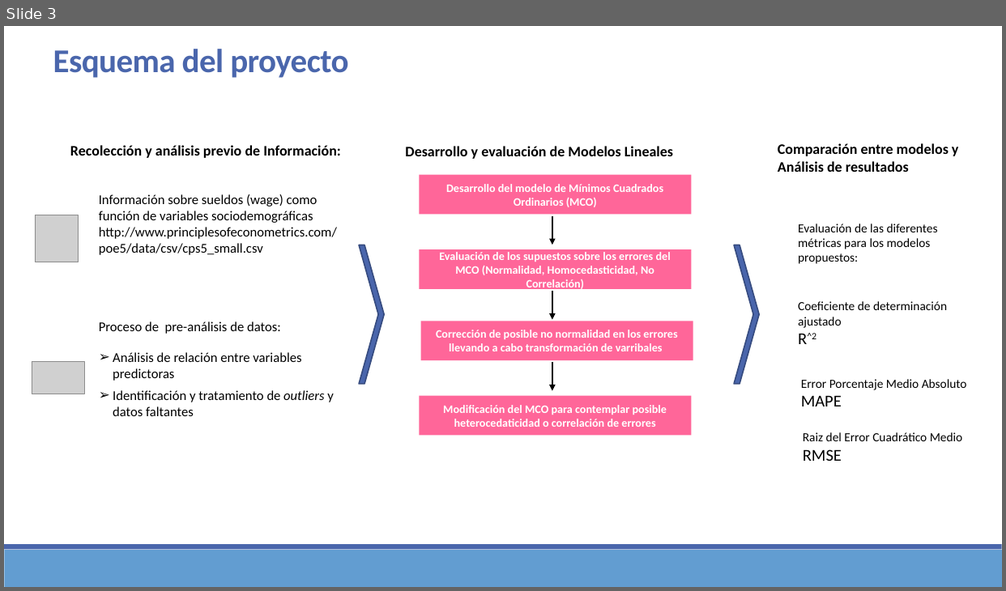
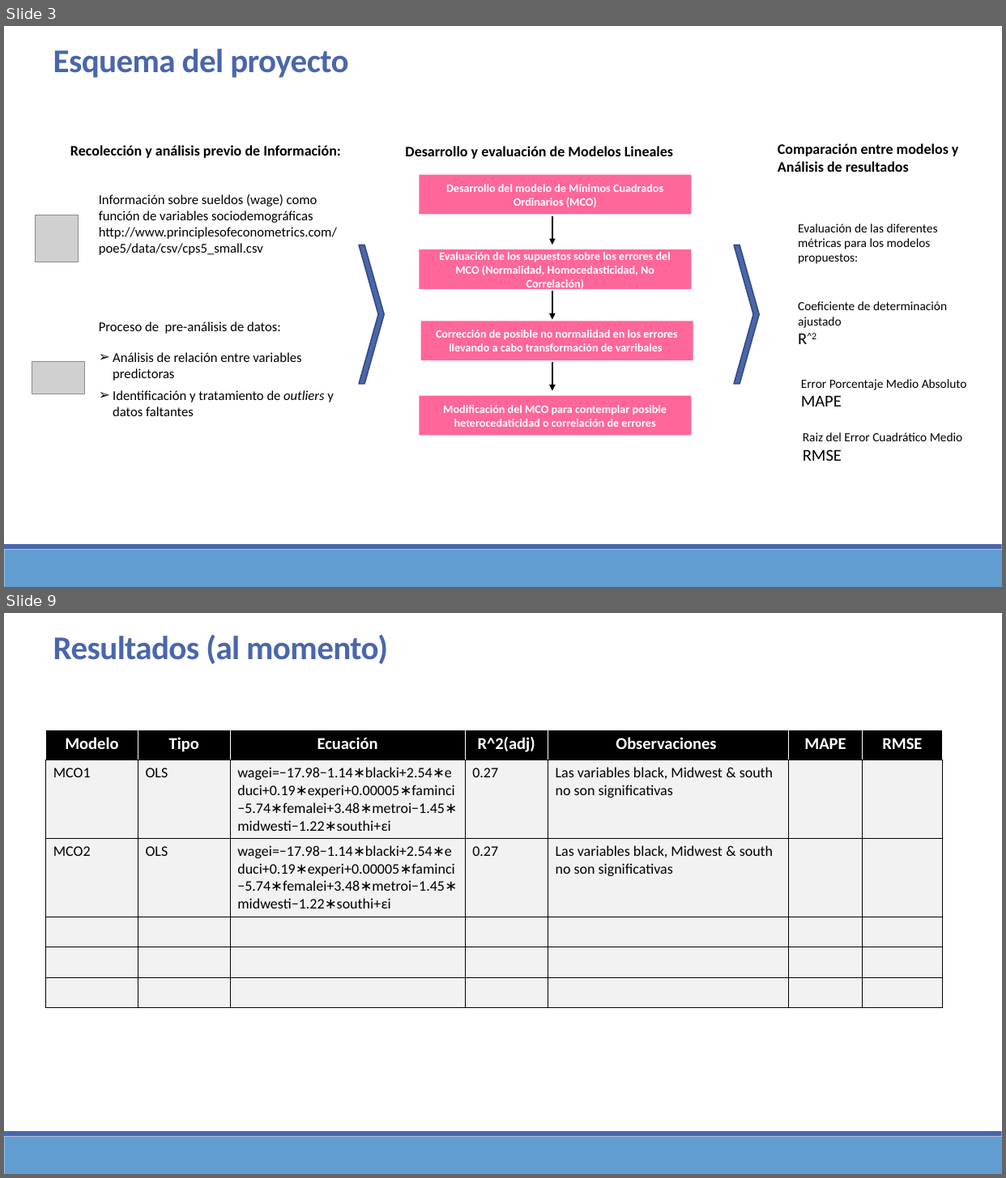
Before and after one commit to Sergio-Ibarra-1795/MIS_Regresion_GitHub, a slide deck: Mod_Lineales_Examen_a_casa_v1.pptx. Shown one above the other, each under a label of ours: slide 3 before the commit, slides 3 and 9 after it; the slides between them are not shown. The pictures are 1006x591 and 1006x1178 pixels, drawn with LibreOffice and Linux fonts; fonts in the diff are those of the drawing; grey boxes stand for pictures. Boxes give left, top, right and bottom in pixels: in the first picture for what was removed or moved away, otherwise in the second. Text is boxed around its words. In the diff, an @@ line names an element or a change of style, - is before the commit and + after.

```diff
--- a/Mod_Lineales_Examen_a_casa_v1.pptx
+++ b/Mod_Lineales_Examen_a_casa_v1.pptx
@@ slide 9 added at (4,613,1002,1174), background #FFFFFF; not listed: 2 template elements that a slide beside it also shows @@
@@ text added at (53,634,388,664), 32 pt, text #4A66AC, bold @@
+Resultados (al momento)
@@ table added at (46,730,943,1006), 6 rows, 7 columns @@
+Modelo | Tipo | Ecuación | R^2(adj) | Observaciones | MAPE | RMSE
+MCO1 | OLS | wagei=−17.98−1.14∗blacki+2.54∗educi+0.19∗experi+0.00005∗faminci−5.74∗femalei+3.48∗metroi−1.45∗midwesti−1.22∗southi+εi | 0.27 | Las variables black, Midwest & south no son significativas |  | 
+MCO2 | OLS | wagei=−17.98−1.14∗blacki+2.54∗educi+0.19∗experi+0.00005∗faminci−5.74∗femalei+3.48∗metroi−1.45∗midwesti−1.22∗southi+εi | 0.27 | Las variables black, Midwest & south no son significativas |  | 
+ |  |  |  |  |  | 
+ |  |  |  |  |  | 
+ |  |  |  |  |  | 
```
Also in this commit, not shown: 2 slides changed, 5 other slides added, 1 slide removed, 4 other files.
